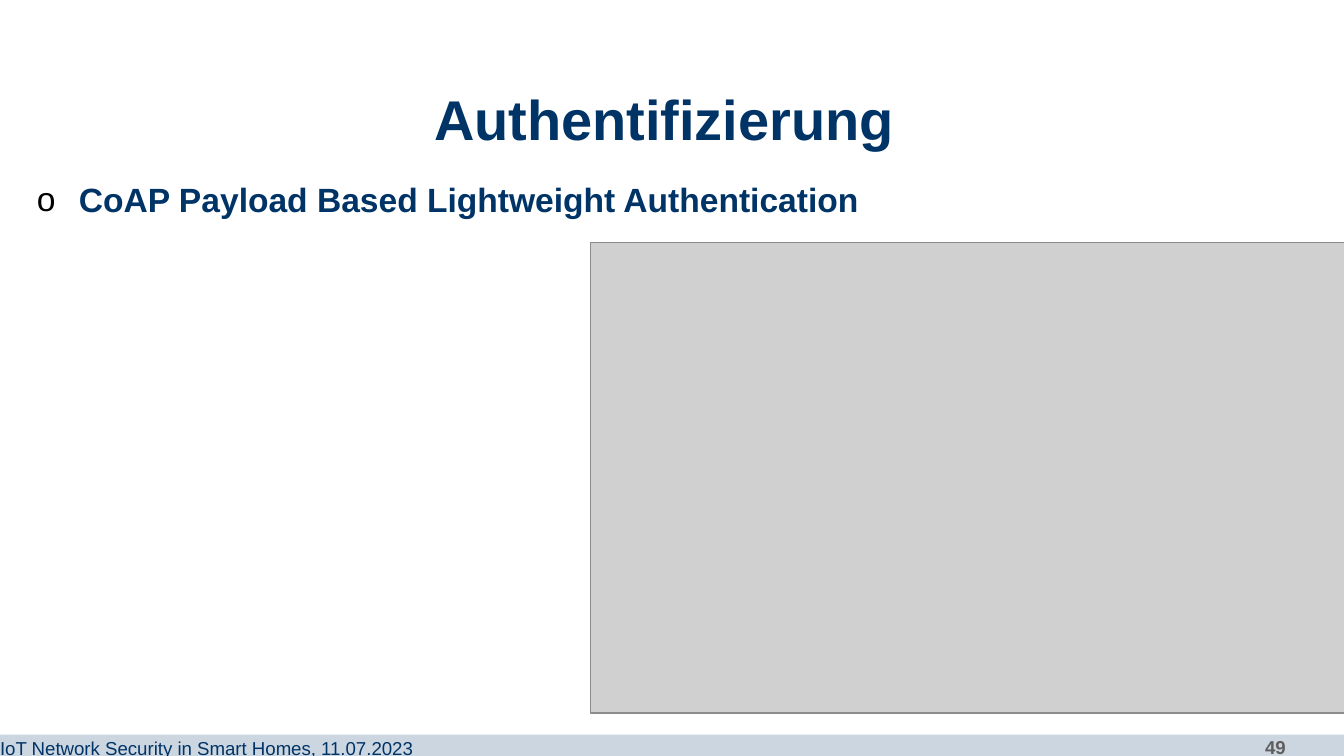
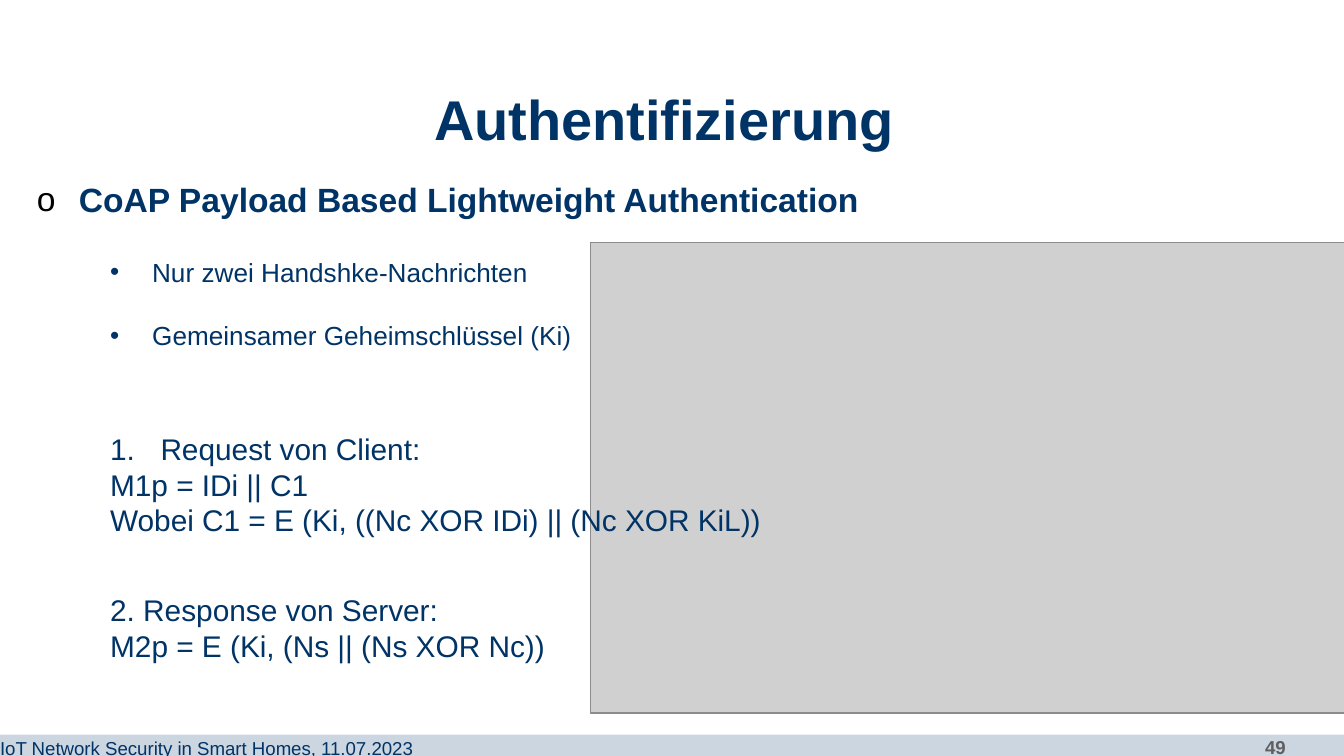
Before and after one commit to aimanalhazmi/IoT_Network_Security, a slide deck: slide 49 of Abschlusspräsentation/IoT_Network_Security.pptx. Drawn at 1344x756 pixels with LibreOffice and Linux fonts; fonts in the diff are those of the drawing; grey boxes stand for pictures; background and template pictures are left out. Boxes give left, top, right and bottom in pixels: in the first picture for what was removed or moved away, otherwise in the second. Text is boxed around its words. In the diff, an @@ line names an element or a change of style, - is before the commit and + after.

```diff
--- a/Abschlusspräsentation/IoT_Network_Security.pptx
+++ b/Abschlusspräsentation/IoT_Network_Security.pptx
@@ text added at <box>152,263,527,283</box>, 14 pt, text #003366 @@
+• Nur zwei Handshke-Nachrichten
@@ text added at <box>152,326,571,351</box>, 14 pt, text #003366 @@
+• Gemeinsamer Geheimschlüssel (Ki)
@@ text added at <box>110,438,761,537</box>, 16 pt, text #003366 @@
+1. Request von Client:
+M1p = IDi || C1
+Wobei C1 = E (Ki, ((Nc XOR IDi) || (Nc XOR KiL))
@@ text added at <box>110,600,545,663</box>, 16 pt, text #003366 @@
+2. Response von Server:
+M2p = E (Ki, (Ns || (Ns XOR Nc))
```
Also in this commit, not shown: 1 other slide changed, 5 other files.
